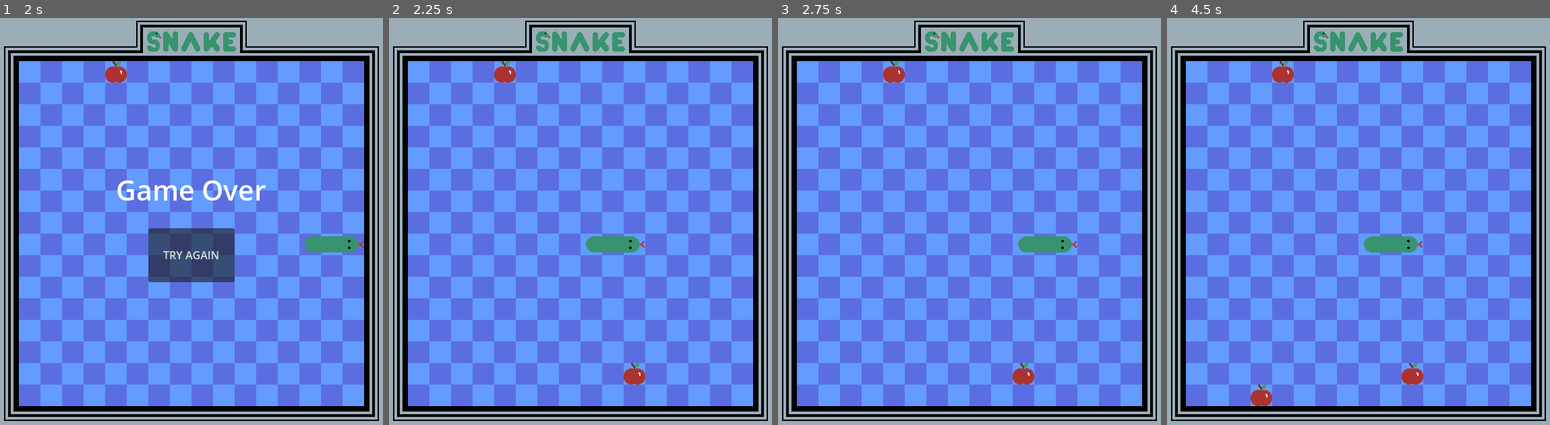
Above: before the commit, frames 1-4 (left to right).
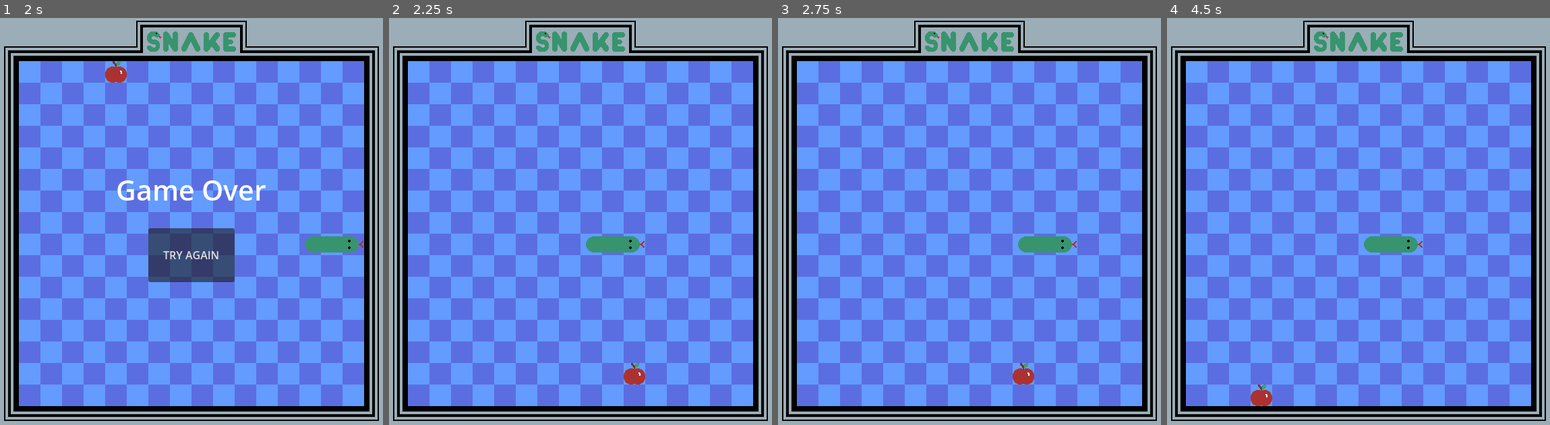
Above: after the commit, the same moments.

Repository: conor-wilson/snake
Game: Godot game, scene res://scenes/main.tscn
Two runs of this game, one before a commit and one after it. Both use one fixed random seed, a clock stepped at 60 frames per second and the inputs below.
Inputs:
- Up to frame 1 (2 s): click "START GAME" at 0.5 s; hold Right (move_right) from 1.28 s (still down)
- Up to frame 2 (2.25 s): release Right (move_right) at 2 s; click "TRY AGAIN" at 2 s
- Up to frame 3 (2.75 s): no input
- Up to frame 4 (4.5 s): hold Down (move_down) 2.78-3.53 s; hold Right (move_right) 3.53-4.25 s; click "TRY AGAIN" at 4.25 s

Frame 1 is identical in both runs. In frame 2, 0.2% of the frame differs, in the area x 27-34%, y 10-16%; in frame 3, 0.2%; in frame 4, 0.4%, in the area x 27-67%, y 10-91%.

Commit message:
set spawn_new_snake() func to clear the apple tile

Diff:
--- a/scenes/snake.gd
+++ b/scenes/snake.gd
@@ -3,19 +3,21 @@
 signal hit
 var    alive : bool
 
-var snakeTiles : Array[SnakeTile] # The array of coordinates that the snake occupies
-var direction  : Vector2          # The cardinal direction of the snake's head
-var new_direction : Vector2
+var snakeTiles    : Array[SnakeTile] # The array of the snake's tiles
+var appleCoords   : Vector2i         # The coordinate of the apple tile
+var direction     : Vector2          # The direction of the snake's head
+var new_direction : Vector2          # The new direction for the snake's head
 
 # Called when the node enters the scene tree for the first time.
 func _ready():
-	pass
+	snakeTiles  = []
+	appleCoords = Vector2i(-1, -1)
 
 # TODO: descriptor
 func spawn_new_snake():
 
 	# Remove the old snake if it exists
-	clear_snake()
+	clear_snake_and_apple()
 	alive = true
 
 	# Set the snake and apple to their starting positions
@@ -119,10 +121,17 @@
 	erase_cell(1, oldTailCoords)
 
 # TODO: Descriptor
-func clear_snake():
+# TODO: Think about using pop() funcs here. Might be more efficient?
+func clear_snake_and_apple():
+
+	# Clear the snake tiles
 	for s in snakeTiles:
 		erase_cell(1, s.coords)
 	snakeTiles = []
+
+	# Clear the apple tile
+	erase_cell(1, appleCoords)
+	appleCoords = Vector2i(-1,-1)
 
 ## --------------- Cell Setter Functions --------------- ##
 
@@ -133,10 +142,11 @@
 # TODO: Descriptor
 func set_apple_cell():
 
-	var coords : Vector2i
+	# TODO: This will potentially slow the game down in later stages of the game. Maybe think
+	# of a more CPU-friendly implementation?
 	while true:
-		coords = Vector2i(randi_range(2,17), randi_range(2,17))
-		if get_cell_tile_data(1, coords) == null:
+		appleCoords = Vector2i(randi_range(2,17), randi_range(2,17))
+		if get_cell_tile_data(1, appleCoords) == null:
 			break
 
-	set_cell(1, coords, 0, Vector2(2,1))
+	set_cell(1, appleCoords, 0, Vector2(2,1))
